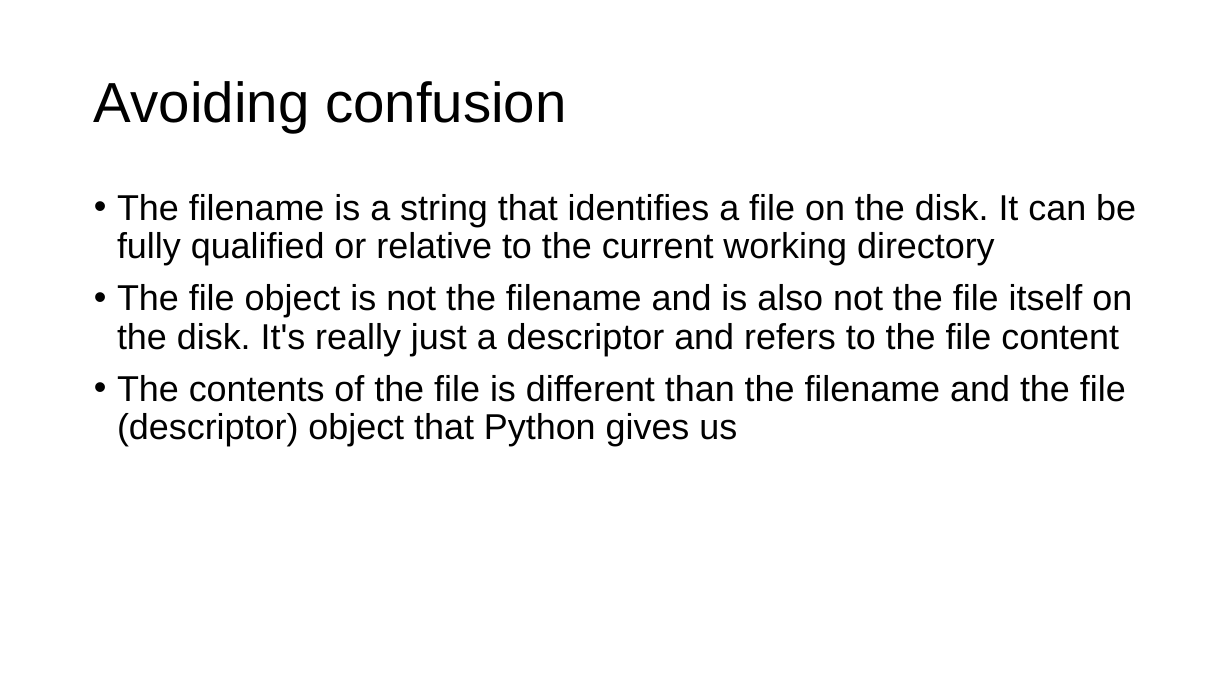
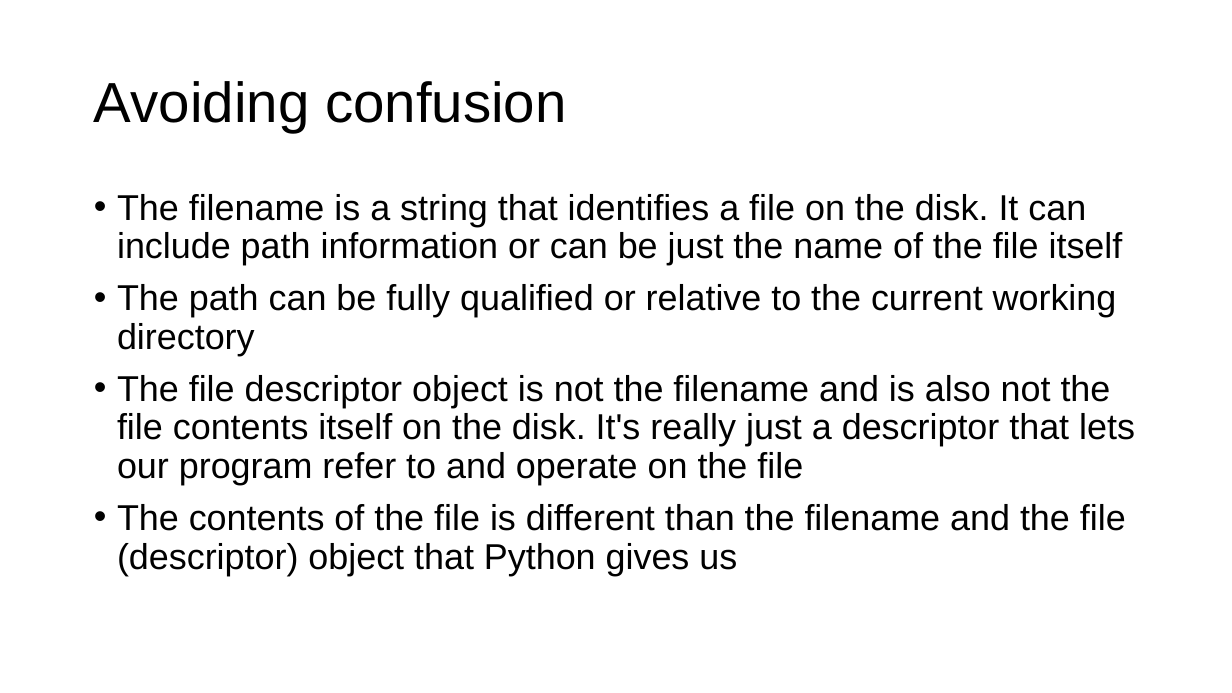
Before and after one commit to parrt/msds501, a slide deck: slide 4 of slides/files.pptx. Drawn at 1232x693 pixels with LibreOffice and Linux fonts; fonts in the diff are those of the drawing; background and template pictures are left out. Boxes give left, top, right and bottom in pixels: in the first picture for what was removed or moved away, otherwise in the second. Text is boxed around its words. In the diff, an @@ line names an element or a change of style, - is before the commit and + after.

```diff
--- a/slides/files.pptx
+++ b/slides/files.pptx
@@ text at bbox=[117, 194, 1135, 485]: text changed @@
-• The filename is a string that identifies a file on the disk. It can be fully qualified or relative to the current working directory
-• The file object is not the filename and is also not the file itself on the disk. It's really just a descriptor and refers to the file content
+• The filename is a string that identifies a file on the disk. It can include path information or can be just the name of the file itself
+• The path can be fully qualified or relative to the current working directory
+• The file descriptor object is not the filename and is also not the file contents itself on the disk. It's really just a descriptor that lets our program refer to and operate on the file
```
Also in this commit, not shown: 4 other slides changed.
